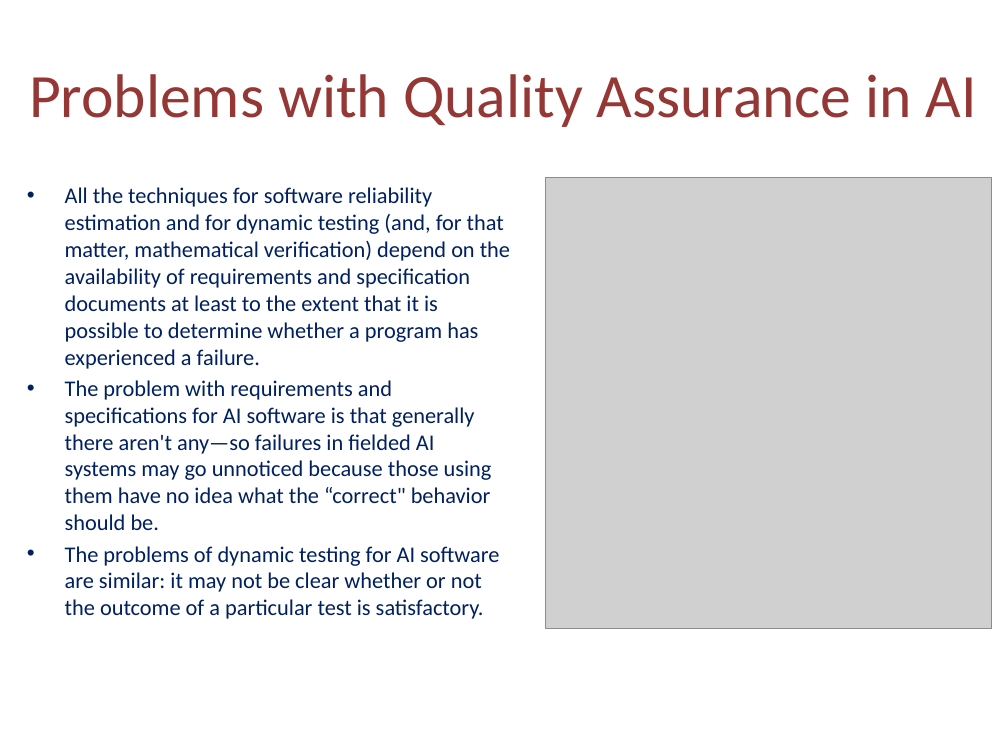
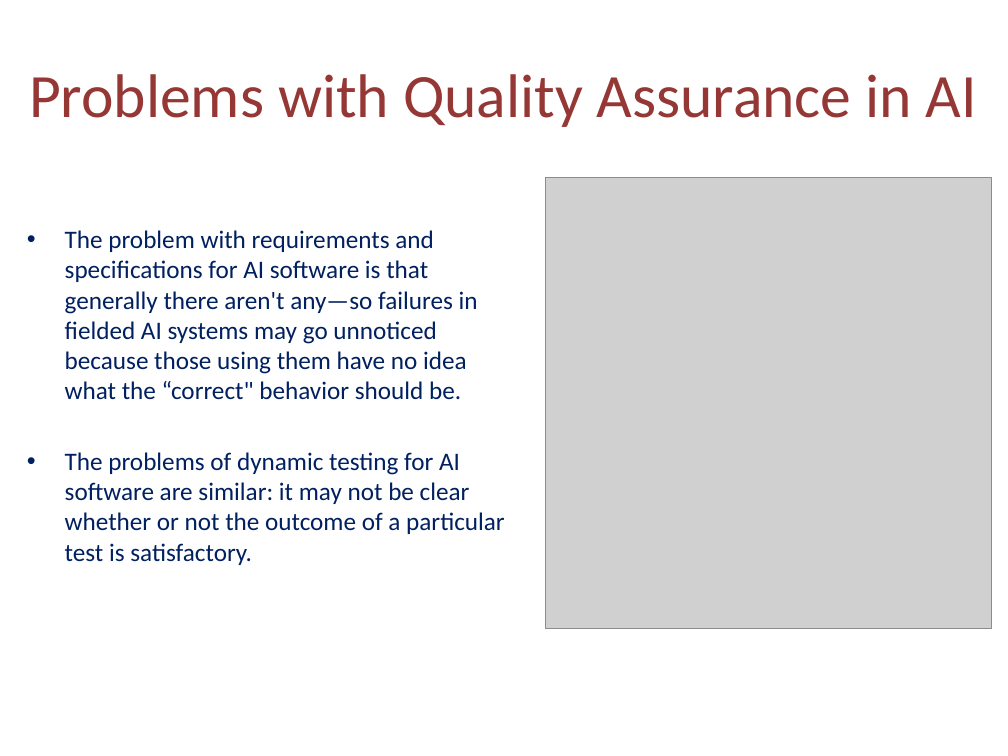
Before and after one commit to shahdk/SchoolBud, a slide deck: slide 8 of Documents/DomainTrackPPT.pptx. Drawn at 1008x756 pixels with LibreOffice and Linux fonts; fonts in the diff are those of the drawing; grey boxes stand for pictures. Boxes give left, top, right and bottom in pixels: in the first picture for what was removed or moved away, otherwise in the second. Text is boxed around its words. In the diff, an @@ line names an element or a change of style, - is before the commit and + after.

```diff
--- a/Documents/DomainTrackPPT.pptx
+++ b/Documents/DomainTrackPPT.pptx
@@ text at box(65, 187, 510, 369): paragraph removed @@
-• All the techniques for software reliability estimation and for dynamic testing (and, for that matter, mathematical verification) depend on the availability of requirements and specification documents at least to the extent that it is possible to determine whether a program has experienced a failure.
@@ text "The problem with requirements and ...": place and size @@
-text "The problem with requirements and ..." at box(65, 187, 510, 619)
+text "The problem with requirements and ..." at box(65, 230, 505, 565)
@@ text "The problem with requirements and ..." at box(65, 230, 505, 565): size 16 to 18 pt @@
```
Also in this commit, not shown: 8 other slides changed.
